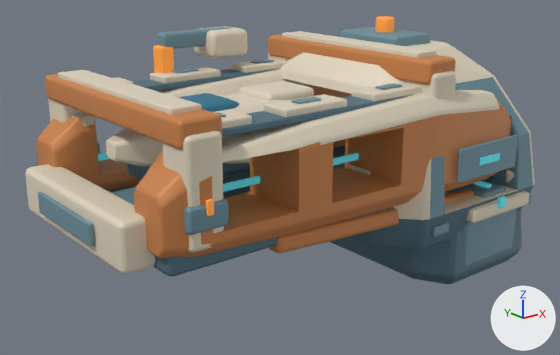
What one commit did to the glTF model space-battleship/assets/planets/facilities_v5/shipyard.glb.
Rendered twice from a camera (50 mm lens) standing at (-4.51, -4.3, 2.07) and looking at (-1.04, 0.04, 0.34). The axes (+X, +Y, +Z) are drawn at lower right. The lights are the same throughout. The older version comes first. Where no turn or scale is listed for an object, it has been applied to the vertices.

Objects in the first picture: 'Continuous ochre berth pressure cheek', 'Continuous ochre berth pressure cheek.001', 'Coupling jaw under deck', 'Dock diagonal load brace', 'Dock portal pressure leg.002', 'Dock portal roof truss', 'Dock portal roof truss.001', 'Dock portal upper armor.001', 'Dock terminal armored nose', 'Ivory shuttle pressure shell', 'Ring-coupled tapered keel', 'Ring-to-berth pressure shell' and 40 more.
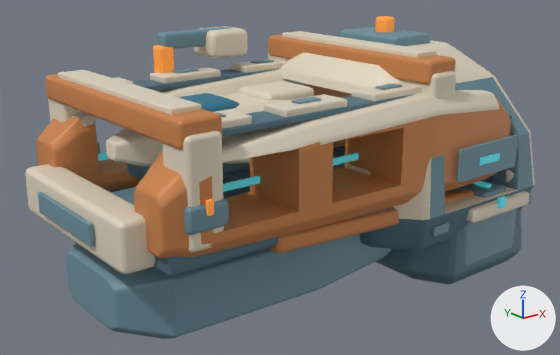
Commit message: Carry shipyard launch pan into tapered pressure keel

What differs and where, as boxes (x1, y1, x2, y2) in the pictures (560 x 355 px):
'Dock integrated tapered lower keel', added (cyan)
    after: (66, 234, 392, 339)

Diff of the bpy script that builds the scene:
```diff
--- a/space-battleship/assets/planets/facilities_v5/shipyard.glb.py
+++ b/space-battleship/assets/planets/facilities_v5/shipyard.glb.py
@@ me_dock_integrated_tapered_lower_keel @@
+me_dock_integrated_tapered_lower_keel.from_pydata(...)  # 144 vertices, 284 faces; spans x -2.63..0.02, y -0.61..0.61, z -0.37..0.18
+me_dock_integrated_tapered_lower_keel.materials.append(mat_blue_service_housing)  # cyan #6f93a0
@@ ob_dock_integrated_tapered_lower_keel @@
+ob_dock_integrated_tapered_lower_keel = bpy.data.objects.new('Dock integrated tapered lower keel', me_dock_integrated_tapered_lower_keel)
+ob_dock_integrated_tapered_lower_keel.location = (0.0, 0.0, 0.0)
```
